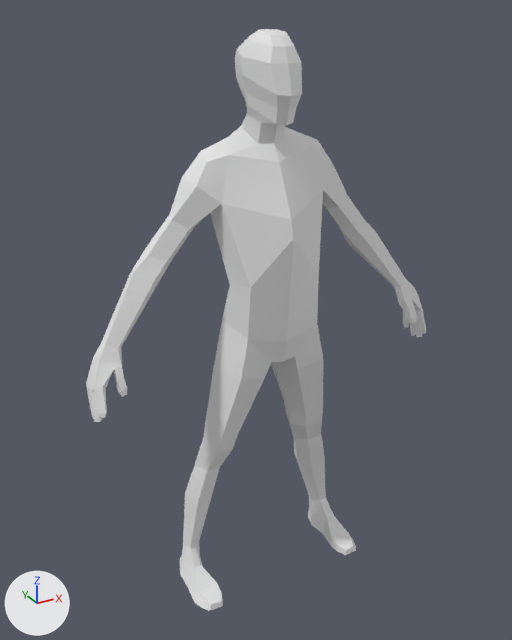
Before and after pictures for a commit that changed the FBX model Assets/Models/HumanMale.fbx.
The view is the same before and after, from a camera (50 mm lens) standing at (-4.26, -7.35, 7.66) and looking at (-0.1, 0.2, 3.88). Arrows for +X, +Y and +Z are at lower left; the lights stay in place.

The scene before the commit, as lines of its bpy script (objects in view):
```python
mat_material_001 = principled_material('Material.001')
mat_material_001.base_color = (0.8, 0.8, 0.8)  # white #e7e7e7
me_cube_001 = bpy.data.meshes.new('Cube.001')
me_cube_001.from_pydata(...)  # 2038 vertices, 2074 faces; spans x -2.48..2.48, y -0.55..0.68, z -0.02..7.44
me_cube_001.materials.append(mat_material_001)  # white #e7e7e7
ob_cube = bpy.data.objects.new('Cube', me_cube_001)
ob_cube.location = (0.0, 0.0, 0.0)
```
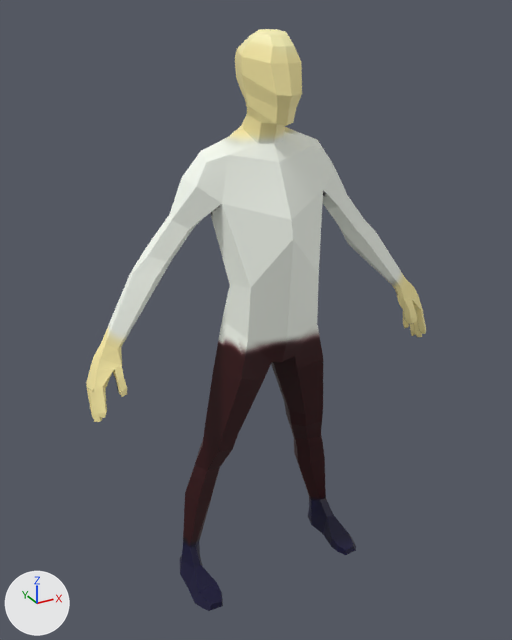
Boxes (x1, y1, x2, y2) around the edits, measured in the pictures (512 x 640 px):
'Cube', surface changed
    both: (86, 29, 426, 611)

The change in detail:
Picture 'Human.png' (img_human_png) is new.
In material 'Material.001' (mat_material_001), base_color is no longer (0.8, 0.8, 0.8), white #e7e7e7.
In material 'Material.001' (mat_material_001), texture is now set to img_human_png.
me_cube_001 has 2038 vertices, 2074 faces and spans x -2.48..2.48, y -0.55..0.68, z -0.02..7.44.
me_cube_001 is used by ob_cube; location (0.0, 0.0, 0.0).
me_cube_001 part 1: texture (UV) coordinates of 2074 of 2074 faces, centred in x -2.47..2.47, y -0.54..0.61, z -0.01..7.44, changed; they spanned u 0.01..1.0, v 0.0..0.85 and now span u 0.0..1.0, v 0.0..1.0.
